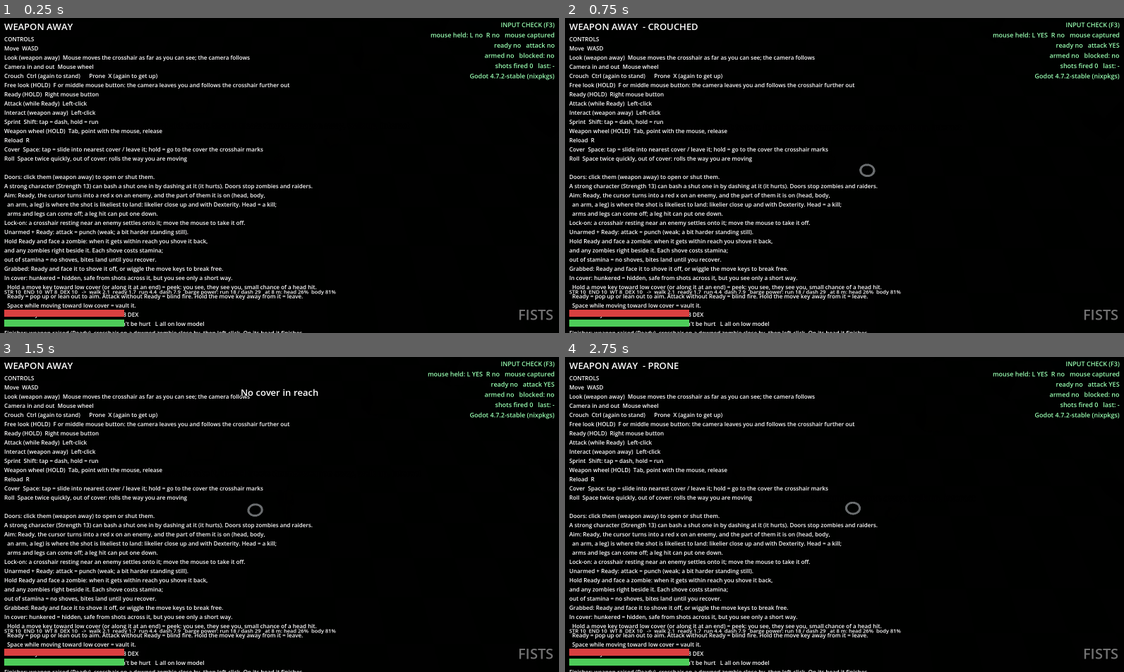
Above: before the commit, frames 1-4 (two rows, left to right).
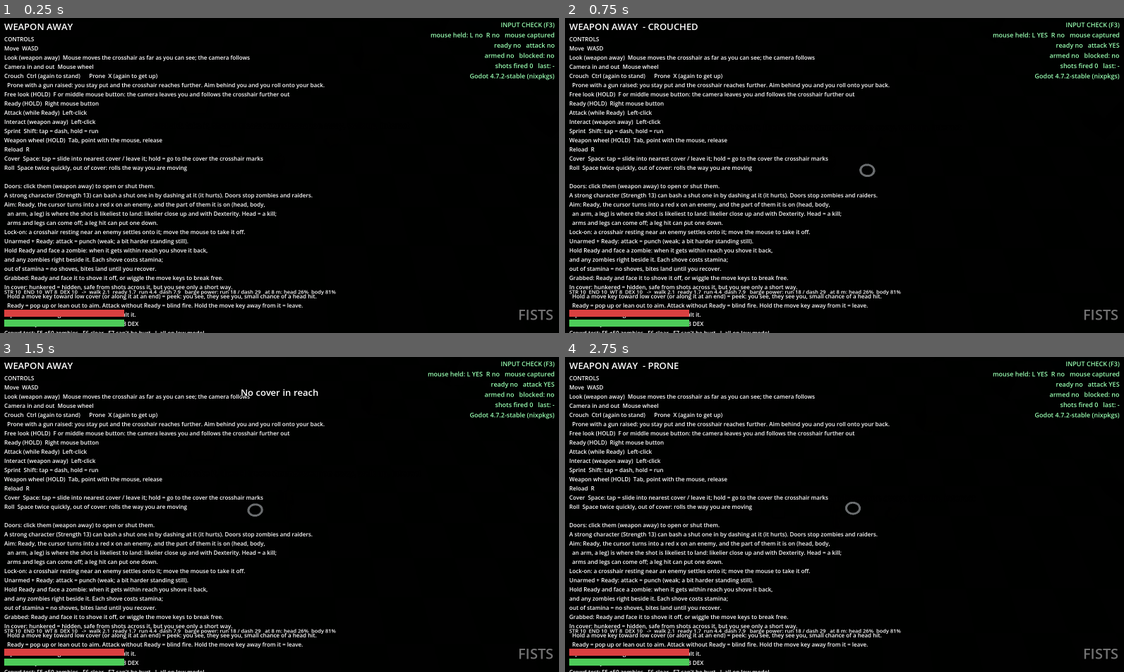
Above: after the commit, the same moments.

Repository: RuneTV64/twinsticksofdepth
Game: Godot game, scene res://main.tscn
Same seed, same stepped clock (60 frames per second), same inputs: the game is played once before the commit and once after it.
Inputs (mouse positions are in pixels of both pictures, inside the frame that each line leads up to):
- Up to frame 1 (0.25 s): no input
- Up to frame 2 (0.75 s): tap Enter at 0.5 s; move the mouse to (878, 172) at 0.52 s; hold W (move_up) from 0.53 s (still down); tap Ctrl (crouch) at 0.6 s; click (878, 172) at 0.67 s
- Up to frame 3 (1.5 s): keep holding W (move_up); tap X (prone) at 0.8, 1.35 s; tap Space (cover) at 1.25 s; move the mouse to (251, 514) at 1.27 s; click (251, 514) at 1.42 s
- Up to frame 4 (2.75 s): keep holding W (move_up); tap Ctrl (crouch) at 1.55 s; tap Enter at 2 s; move the mouse to (861, 508) at 2.02 s; press the mouse at (861, 508) at 2.03 s; tap X (prone) at 2.3 s

The runs differ from the first frame. In frame 1, 9.3% of the frame differs, in the area x 0-59%, y 20-100%; in frame 2, 9.3%; in frame 3, 9.3%; in frame 4, 9.3%.

Commit message:
Prone with a gun: on your stomach aiming ahead, onto your back aiming behind; longer reach
Co-Authored-By: Claude Fable 5.2 <noreply@anthropic.com>
Claude-Session: https://claude.ai/code/session_016fBGAUWu2qzw7nE8geQqSy

Diff:
--- a/hud.gd
+++ b/hud.gd
@@ -27,6 +27,7 @@
 Look (weapon away)  Mouse moves the crosshair as far as you can see; the camera follows
 Camera in and out  Mouse wheel
 Crouch  Ctrl (again to stand)      Prone  X (again to get up)
+  Prone with a gun raised: you stay put and the crosshair reaches further. Aim behind you and you roll onto your back.
 Free look (HOLD)  F or middle mouse button: the camera leaves you and follows the crosshair further out
 Ready (HOLD)  Right mouse button
 Attack (while Ready)  Left-click
@@ -387,7 +388,7 @@
 		else:
 			stance += "  - guarding"
 	if player.posture > 0:
-		stance += "  - CROUCHED" if player.posture == 1 else "  - PRONE"
+		stance += "  - CROUCHED" if player.posture == 1 else ("  - PRONE" if player.prone_back < 0.5 else "  - ON YOUR BACK")
 	if player.running:
 		stance += "  - running"
 	if player.cover_entering:
--- a/player.gd
+++ b/player.gd
@@ -348,6 +348,17 @@
 ## to see, and your own eyes are lower too.
 var posture := 0
 var prone_w := 0.0               # for the body: 1 = lying flat
+## Prone, you lie along prone_dir (head that way) and crawl on your front. With a gun raised you stay put:
+## aiming ahead of you, you stay on your stomach; aiming behind you, you roll onto your back, head where it was,
+## and shoot down past your feet. Aim ahead again (or lower the gun) and you roll back over. Nobody crawls on
+## their back. prone_back: 0 = on your front, 1 = on your back.
+var prone_back := 0.0
+var prone_dir := Vector3.FORWARD
+var _on_back := false
+@export var roll_over_time := 0.5        # s to roll from front to back, or back again
+@export var back_beyond_deg := 110.0     # aiming further round than this from where your head points: onto your back
+@export var front_within_deg := 80.0     # ... and nearer than this: back onto your stomach
+@export var prone_aim_reach := 6.0       # m further the crosshair roams while aiming a gun from the ground
 @export_group("Stealth")
 @export var crouch_speed := 0.55         # of walking speed
 @export var prone_speed := 0.25
@@ -767,6 +778,8 @@
 		var tired := fatigue()
 		spd *= lerpf(1.0, fatigue_min_speed, tired)
 		spd *= held_speed() * sheet.speed_mult * [1.0, crouch_speed, prone_speed][posture]
+		if posture == 2 and ((armed and not is_melee()) or prone_back > 0.0):
+			spd = 0.0           # aiming from the ground, on your back, or rolling over: you aren't going anywhere
 		if perch > 0.25:
 			spd *= pile_speed   # wading over bodies
 			if move_dir.length() > 0.1:
@@ -961,7 +974,8 @@
 		return free_look_range
 	if armed and is_melee():
 		return melee_look_range
-	return maxf(reticle_range + (aim_range_bonus if armed else look_range_bonus), 0.5)
+	var steady := prone_aim_reach if posture == 2 and armed else 0.0    # braced on the ground, you aim further
+	return maxf(reticle_range + (aim_range_bonus if armed else look_range_bonus) + steady, 0.5)
 
 
 func muzzle_position() -> Vector3:
@@ -1836,8 +1850,8 @@
 				elif reserve > 0:
 					_start_reload()
 	elif armed:
-		if _draw_t > 0.0 or _stagger > 0.0 or _reload_t > 0.0:
-			return
+		if _draw_t > 0.0 or _stagger > 0.0 or _reload_t > 0.0 or (posture == 2 and not is_melee() and prone_back > 0.02 and prone_back < 0.98):
+			return   # (prone: not while you are rolling over)
 		if is_melee():
 			# Ready unarmed: zombies that get within reach are shoved back on their own;
 			# attack punches.
@@ -2306,6 +2320,20 @@
 			or not held_by.is_empty() or running or dead or perch > 0.25:
 		posture = 0
 	prone_w = 1.0 if posture == 2 else 0.0
+	if posture != 2:
+		prone_back = 0.0
+		_on_back = false
+		prone_dir = facing
+		return
+	if not armed or is_melee():
+		_on_back = false
+		if prone_back <= 0.0:
+			prone_dir = facing      # crawling: you point the way you go
+	else:
+		var aim := reticle_offset if reticle_offset.length() > 0.5 else prone_dir
+		var ang := rad_to_deg(prone_dir.angle_to(Vector3(aim.x, 0.0, aim.z).normalized()))
+		_on_back = ang > (front_within_deg if _on_back else back_beyond_deg)
+	prone_back = move_toward(prone_back, 1.0 if _on_back else 0.0, get_physics_process_delta_time() / maxf(roll_over_time, 0.05))
 
 
 ## How far off you can be seen, as a share of the watcher's usual range.
@@ -2410,7 +2438,8 @@
 
 # ---------------------------------------------------------------- visuals
 func _update_visuals(delta: float) -> void:
-	_visual.rotation.y = atan2(-facing.x, -facing.z)
+	var lie := prone_dir if posture == 2 else facing     # flat on the ground the body lies where it lay; only the aim turns
+	_visual.rotation.y = atan2(-lie.x, -lie.z)
 	# The body poses itself from our state: stance, speed, punches, shoves, reload, hits, death.
 	_body.animate(self, delta)
 	_weapon_mat.emission_energy_multiplier = 4.0 if _flash_t > 0.0 else 0.0
--- a/player_body.gd
+++ b/player_body.gd
@@ -263,6 +263,8 @@
 	var rising: float = clampf(p._roll_rec_t / 0.45, 0.0, 1.0)
 	var crouch := 0.2 * ready_w + 0.12 * _dash_w + 0.07 * tired + 1.15 * maxf(_cover_w, maxf(_roll_w, 0.85 * rising))
 	var split := (0.2 * _fist_w + 0.12 * _gun_w) * (1.0 - 0.7 * m)  # Ready: left foot forward
+	crouch *= 1.0 - _prone_w      # flat on the ground the legs lie straight
+	split *= 1.0 - _prone_w
 	var th: Array[float] = [0.0, 0.0]
 	for k in 2:
 		var sgn := 1.0 if k == 0 else -1.0
@@ -296,7 +298,10 @@
 		+ 0.42 * _cover_w - 0.3 * _slide_w + 0.35 * _vault_w + 0.75 * _roll_w + 0.35 * rising   # hunched behind cover, leaning back in a slide, curled in a roll
 	_tq[_hips] = _ry(hip_yaw + 0.4 * stance_yaw - 0.09 * sn * m) * _rz(-0.035 * cs * m)
 	if _prone_w > 0.001:
-		_tq[_hips] = _rx(1.5 * _prone_w) * _tq[_hips]
+		# Flat on the front. Rolling onto the back (to shoot behind) turns the body over along its length; the
+		# head stays where it was.
+		var over: float = p.prone_back * PI
+		_tq[_hips] = _rz(over) * _rx(1.57 * _prone_w) * _tq[_hips]
 	_tq[_chest] = _ry(-hip_yaw + 0.6 * stance_yaw + punch_twist + 0.12 * _look) \
 		* Quaternion(lean_axis, lean) * _rx(bend) * _rz(-0.34 * _lean) \
 		* _ry(0.19 * sn * m * (1.0 + 0.6 * _run_w)) * _rz(0.035 * cs * m + 0.014 * sw)
--- a/raider.gd
+++ b/raider.gd
@@ -69,6 +69,7 @@
 var reticle_visible := false
 var reticle_offset := Vector3.ZERO
 var cover_crouch := 0.0
+var prone_back := 0.0
 var prone_w := 0.0                 # (the body reads it; raiders don't go prone yet)
 var cover_lean_dir := Vector3.ZERO
 var cover_blind := false
--- a/tools/cover_pose_preview.gd
+++ b/tools/cover_pose_preview.gd
@@ -37,7 +37,9 @@
 			["Crouched, gun Ready", 0.0, 1, {"cover_crouch": 0.75, "armed": true, "weapon": "gun", "nowall": true}],
 			["Prone", 0.0, 1, {"prone_w": 1.0, "nowall": true}],
 			["Prone, crawling", 0.0, 1, {"prone_w": 1.0, "velocity": Vector3(0.5, 0, 0), "nowall": true}],
-			["Prone, gun Ready", 0.0, 1, {"prone_w": 1.0, "armed": true, "weapon": "gun", "nowall": true}],
+			["Prone, gun Ready, aiming ahead", 0.0, 1, {"prone_w": 1.0, "armed": true, "weapon": "gun", "nowall": true}],
+			["Rolling over (halfway)", 0.0, 1, {"prone_w": 1.0, "prone_back": 0.5, "armed": true, "weapon": "gun", "nowall": true}],
+			["Aiming behind: on your back", 0.0, 1, {"prone_w": 1.0, "prone_back": 1.0, "armed": true, "weapon": "gun", "nowall": true}],
 		]
 	return [
 		["Back to the wall", 2.6, 1, {}],
Binary file changed: tools/preview/stances.png
Not shown, changed: CLAUDE.md
